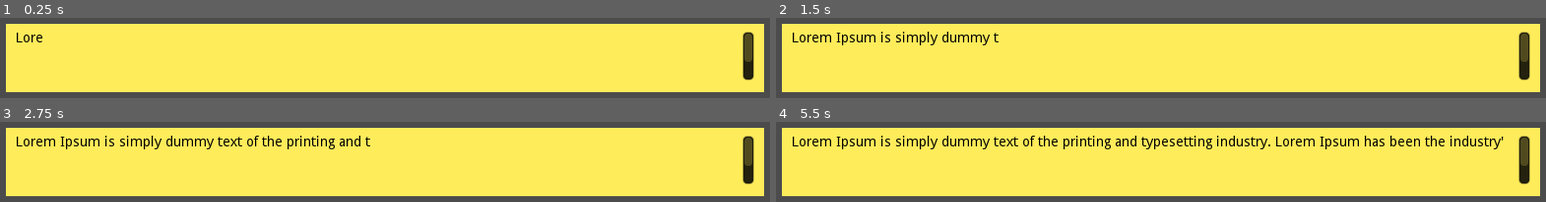
Above: before the commit, frames 1-4 (two rows, left to right).
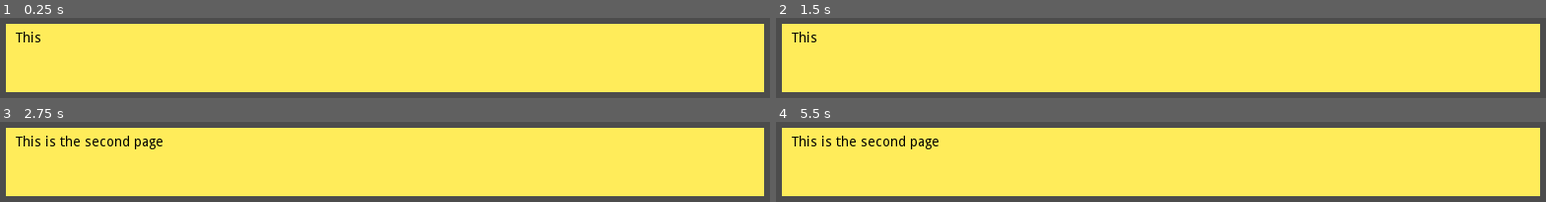
Above: after the commit, the same moments.

Repository: Global-AXIOS/cookie-injection-but-with-real-cookies
Game: Godot game, scene res://DialogBox.tscn
Same seed, same stepped clock (60 frames per second), same inputs: the game is played once before the commit and once after it. This scene is started directly instead of the project's main scene.
Inputs:
- Up to frame 1 (0.25 s): no input
- Up to frame 2 (1.5 s): tap Enter at 0.5 s; hold Right (move_right) 0.53-1.28 s; hold Space (shoot) 0.53-1.28 s; tap Up (jump) at 0.77 s; hold Left (move_left) from 1.28 s (still down); tap Space (shoot) at 1.35 s
- Up to frame 3 (2.75 s): tap Up (jump) at 1.52 s; tap Space (shoot) at 2 s; release Left (move_left) at 2.03 s; hold Right (move_right) from 2.03 s (still down); hold Space (shoot) from 2.03 s (still down)
- Up to frame 4 (5.5 s): tap Enter at 2.75, 5 s; release Space (shoot) at 2.78 s; tap Space (shoot) at 2.85, 3.5, 4.35 s; tap Up (jump) at 3.02, 3.77, 4.52 s; release Right (move_right) at 3.53 s; hold Space (shoot) 3.53-4.28 s; hold Left (move_left) from 3.53 s (still down); hold Space (shoot) from 5.03 s (still down)

The runs differ from the first frame. In frame 1, 1.1% of the frame differs, in the area x 2-98%, y 17-79%; in frame 2, 2.4%; in frame 3, 3.6%; in frame 4, 6.1%.

Commit message:
Page any key

Diff:
--- a/platformer/DialogBox.gd
+++ b/platformer/DialogBox.gd
@@ -4,14 +4,24 @@
 # var a = 2
 # var b = "textvar"
 
-var dialog_text = ["Lorem Ipsum is simply dummy text of the printing and typesetting industry. Lorem Ipsum has been the industry's standard dummy text ever since the 1500s, when an unknown printer took a galley of type and scrambled it to make a type specimen book. It has survived not only five centuries, but also the leap into electronic typesetting, remaining essentially unchanged. It was popularised in the 1960s with the release of Letraset sheets containing Lorem Ipsum passages, and more recently with desktop publishing software like Aldus PageMaker including versions of Lorem Ipsum"]
+var dialog_text = ["This is the first page", "This is the second page"]
 var num_visible = 0
 var page = 0
 
 func _ready():
 	set_bbcode(dialog_text[page])
 	set_visible_characters(-1)
-	pass
+	set_process_input(true)
+
+
+func _input(event):
+	if event.is_pressed():
+		# print("Pressed")
+		if get_visible_characters() > get_total_character_count():
+			if page < dialog_text.size() - 1:
+				page += 1
+				set_bbcode(dialog_text[page])
+				set_visible_characters(0)
 
 #func _process(delta):
 #	# Called every frame. Delta is time since last frame.
